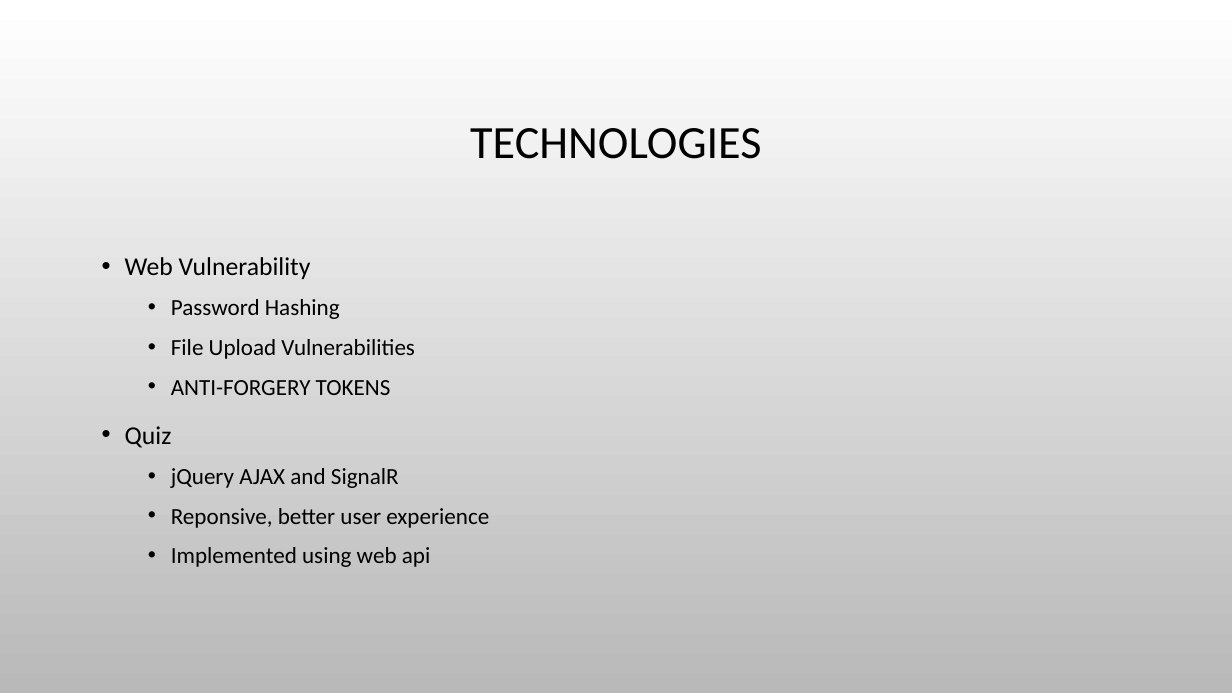
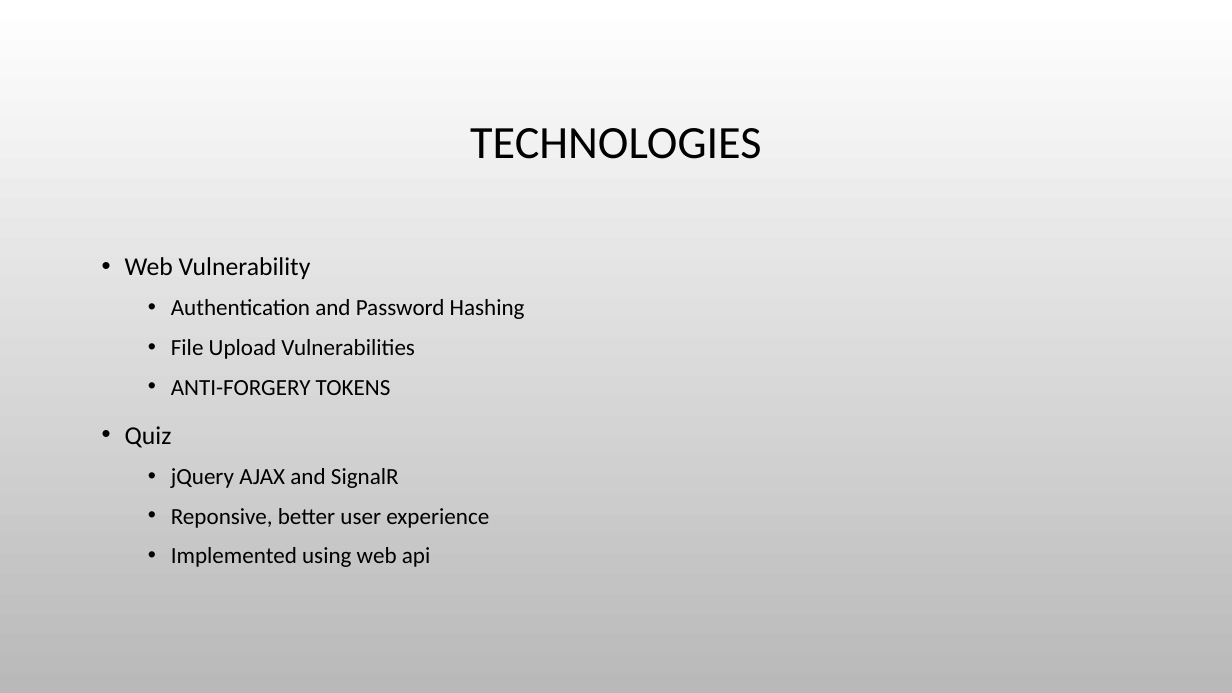
Before and after one commit to chenghao1983/9EA0F9C3-119A-4D20-9D56-E444CBEC5925_Active_Learning_Group4, a slide deck: slide 4 of Doc/Active_Learning_Group4_Presentation.pptx. Drawn at 1232x693 pixels with LibreOffice and Linux fonts; fonts in the diff are those of the drawing; background and template pictures are left out. Boxes give left, top, right and bottom in pixels: in the first picture for what was removed or moved away, otherwise in the second. Text is boxed around its words. In the diff, an @@ line names an element or a change of style, - is before the commit and + after.

```diff
--- a/Doc/Active_Learning_Group4_Presentation.pptx
+++ b/Doc/Active_Learning_Group4_Presentation.pptx
@@ text at box(171, 299, 525, 319): text changed @@
-  • Password Hashing
+  • Authentication and Password Hashing
```
